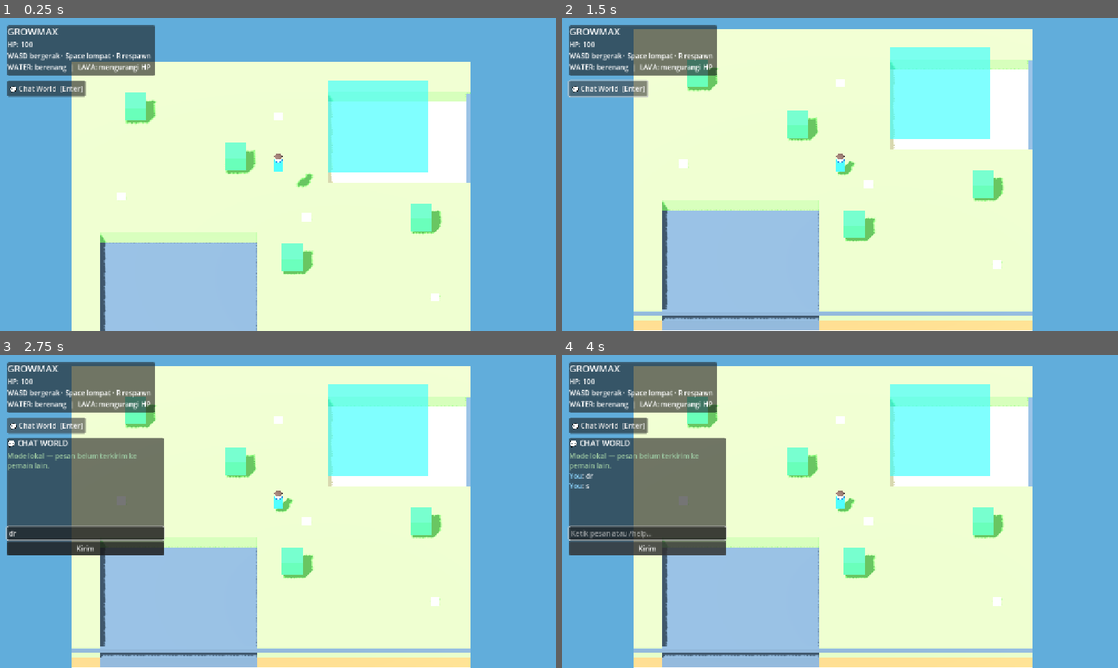
Above: before the commit, frames 1-4 (two rows, left to right).
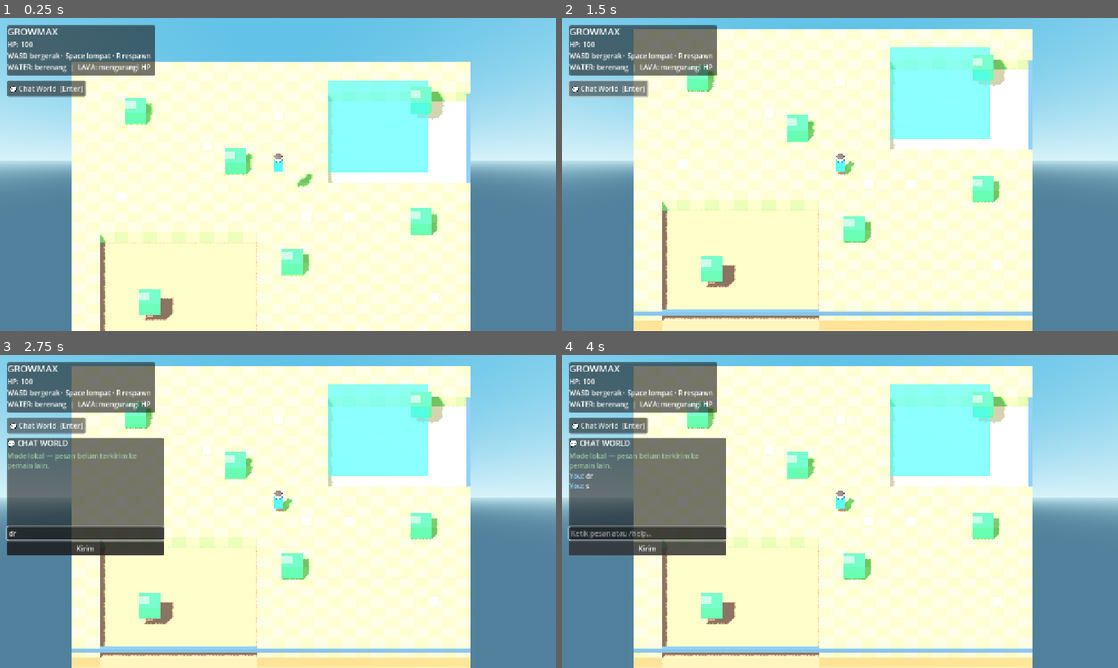
Above: after the commit, the same moments.

Repository: kuro-myths/growmax
Game: Godot game, scene res://Main.tscn
Two runs of this game, one before a commit and one after it. Both use one fixed random seed, a clock stepped at 60 frames per second and the inputs below.
Inputs:
- Up to frame 1 (0.25 s): no input
- Up to frame 2 (1.5 s): click "💬 Chat World [Enter]" at 0.5 s; click "💬 Chat World [Enter]" at 1.25 s
- Up to frame 3 (2.75 s): tap Enter at 2 s; hold D from 2.03 s (still down); hold R from 2.03 s (still down); tap Space at 2.27 s
- Up to frame 4 (4 s): release D at 2.75 s; release R at 2.75 s; click "Kirim" at 2.75 s; tap Space at 3.5, 3.77 s; hold S from 3.53 s (still down); tap Enter at 3.6 s

The runs differ from the first frame. In frame 1, 39% of the frame differs, in the area x 0-100%, y 0-100%; in frame 2, 40%; in frame 3, 37%; in frame 4, 37%.

Commit message:
Improve terrain palette vegetation and scene details

Diff:
--- a/web/godot-source/scripts/world/world.gd
+++ b/web/godot-source/scripts/world/world.gd
@@ -16,23 +16,25 @@
 
 func _create_materials() -> void:
     materials = {
-        "bedrock": _material(Color("#303943")),
-        "stone": _material(Color("#697783")),
-        "deep": _material(Color("#87939a")),
-        "dirt": _material(Color("#95613e")),
-        "grass": _material(Color("#68bd55")),
-        "sand": _material(Color("#e6d69a")),
-        "edge": _material(Color("#43515d"))
+        "bedrock": _material(Color("#253b4a")),
+        "stone": _material(Color("#687985")),
+        "deep": _material(Color("#8a684d")),
+        "dirt": _material(Color("#94603b")),
+        "grass": _material(Color("#70bd50")),
+        "grass_alt": _material(Color("#7acb59")),
+        "sand": _material(Color("#e9d39a")),
+        "edge": _material(Color("#3d5360")),
+        "path": _material(Color("#b58b5b")),
+        "leaf": _material(Color("#318b4d")),
+        "leaf_light": _material(Color("#57b85a")),
+        "wood": _material(Color("#795039")),
+        "rock": _material(Color("#87959a"))
     }
 
-func _material(color: Color, glow := false) -> StandardMaterial3D:
+func _material(color: Color) -> StandardMaterial3D:
     var m := StandardMaterial3D.new()
     m.albedo_color = color
-    m.roughness = 0.92
-    if glow:
-        m.emission_enabled = true
-        m.emission = color
-        m.emission_energy_multiplier = 1.5
+    m.roughness = 0.9
     return m
 
 func _cube(pos: Vector3, size: Vector3, material: Material, solid := true) -> void:
@@ -57,16 +59,24 @@
     var world_env := WorldEnvironment.new()
     var env := Environment.new()
     env.background_mode = Environment.BG_SKY
+    var sky := Sky.new()
+    var sky_mat := ProceduralSkyMaterial.new()
+    sky_mat.sky_top_color = Color("#4b9ed0")
+    sky_mat.sky_horizon_color = Color("#b9e5f2")
+    sky_mat.ground_bottom_color = Color("#41647a")
+    sky_mat.ground_horizon_color = Color("#9ccbd9")
+    sky.sky_material = sky_mat
+    env.sky = sky
     env.ambient_light_source = Environment.AMBIENT_SOURCE_COLOR
     env.ambient_light_color = Color("#d8e8f5")
-    env.ambient_light_energy = 0.9
+    env.ambient_light_energy = 0.85
     env.tonemap_mode = Environment.TONE_MAPPER_FILMIC
     world_env.environment = env
     add_child(world_env)
 
     var sun := DirectionalLight3D.new()
     sun.rotation_degrees = Vector3(-52, -35, 0)
-    sun.light_energy = 1.15
+    sun.light_energy = 1.25
     sun.shadow_enabled = true
     add_child(sun)
 
@@ -82,12 +92,18 @@
             if pool:
                 _cube(Vector3(x, 1.5, z), Vector3.ONE, materials.sand)
             elif magma:
-                _cube(Vector3(x, 1.5, z), Vector3.ONE, materials.edge)
+                _cube(Vector3(x, 1.5, z), Vector3.ONE, materials.deep)
             else:
+                var grass_material: Material = materials.grass_alt if (x + z) % 2 == 0 else materials.grass
                 _cube(Vector3(x, 1.5, z), Vector3.ONE, materials.dirt)
-                _cube(Vector3(x, 2.5, z), Vector3.ONE, materials.grass)
+                _cube(Vector3(x, 2.5, z), Vector3.ONE, grass_material)
 
-    # Low perimeter trim replaces the oversized walls that previously blocked the view.
+    # Decorative stepping-stone path makes the playable surface easier to read.
+    for i in range(5, 23):
+        if i % 2 == 0:
+            _cube(Vector3(i, 3.015, 14), Vector3(0.72, 0.035, 0.72), materials.path, false)
+
+    # Low perimeter curb, not tall walls.
     for i in range(SIZE):
         _cube(Vector3(i, 2.7, -0.35), Vector3(1, 0.35, 0.35), materials.edge, false)
         _cube(Vector3(i, 2.7, SIZE - 0.65), Vector3(1, 0.35, 0.35), materials.edge, false)
@@ -104,12 +120,14 @@
     lava.position = Vector3(7, 2.75, 21)
     add_child(lava)
 
+func _tree(x: float, z: float, scale: float = 1.0) -> void:
+    _cube(Vector3(x, 3.25 * scale, z), Vector3(0.42, 1.25, 0.42) * scale, materials.wood, false)
+    _cube(Vector3(x, 4.05 * scale, z), Vector3(1.65, 1.2, 1.65) * scale, materials.leaf, false)
+    _cube(Vector3(x - 0.42 * scale, 4.35 * scale, z), Vector3(0.8, 0.75, 0.8) * scale, materials.leaf_light, false)
+    _cube(Vector3(x + 0.38 * scale, 3.95 * scale, z + 0.32 * scale), Vector3(0.85, 0.8, 0.85) * scale, materials.leaf_light, false)
+
 func _decoration() -> void:
-    var trunk := _material(Color("#765039"))
-    var leaf := _material(Color("#348b54"))
-    var stone := _material(Color("#a5b0b5"))
-    for p in [Vector2i(4, 5), Vector2i(11, 10), Vector2i(15, 20), Vector2i(24, 16)]:
-        _cube(Vector3(p.x, 3.25, p.y), Vector3(0.38, 1.1, 0.38), trunk, false)
-        _cube(Vector3(p.x, 4.05, p.y), Vector3(1.5, 1.25, 1.5), leaf, false)
-    for p in [Vector2i(3, 13), Vector2i(14, 5), Vector2i(25, 23), Vector2i(16, 15)]:
-        _cube(Vector3(p.x, 3.0, p.y), Vector3(0.65, 0.35, 0.65), stone, false)
+    for p in [Vector2i(4, 5), Vector2i(11, 10), Vector2i(15, 20), Vector2i(24, 16), Vector2i(5, 24), Vector2i(24, 4)]:
+        _tree(p.x, p.y, 0.9)
+    for p in [Vector2i(3, 13), Vector2i(14, 5), Vector2i(25, 23), Vector2i(16, 15), Vector2i(19, 15), Vector2i(9, 8)]:
+        _cube(Vector3(p.x, 3.0, p.y), Vector3(0.65, 0.35, 0.65), materials.rock, false)
